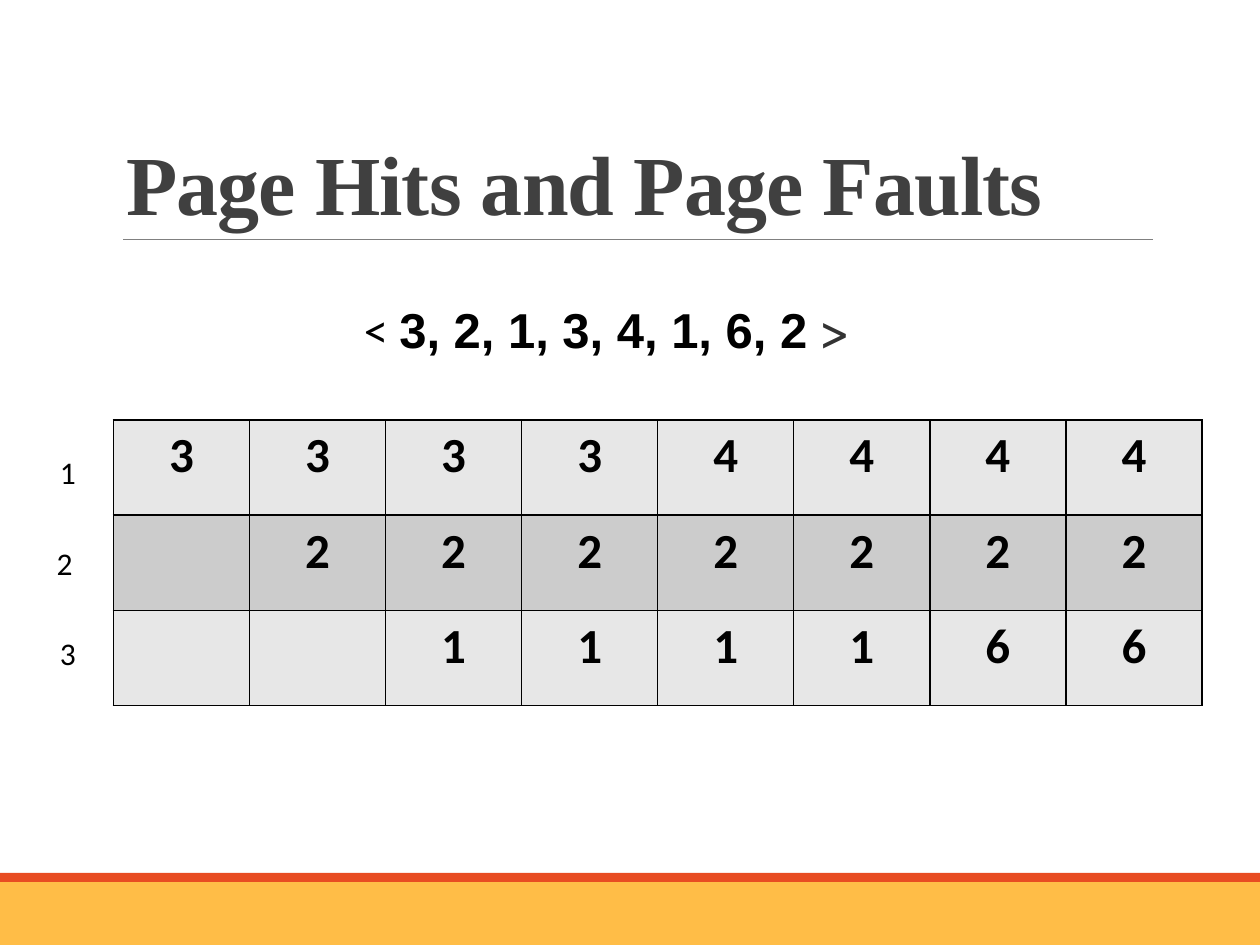
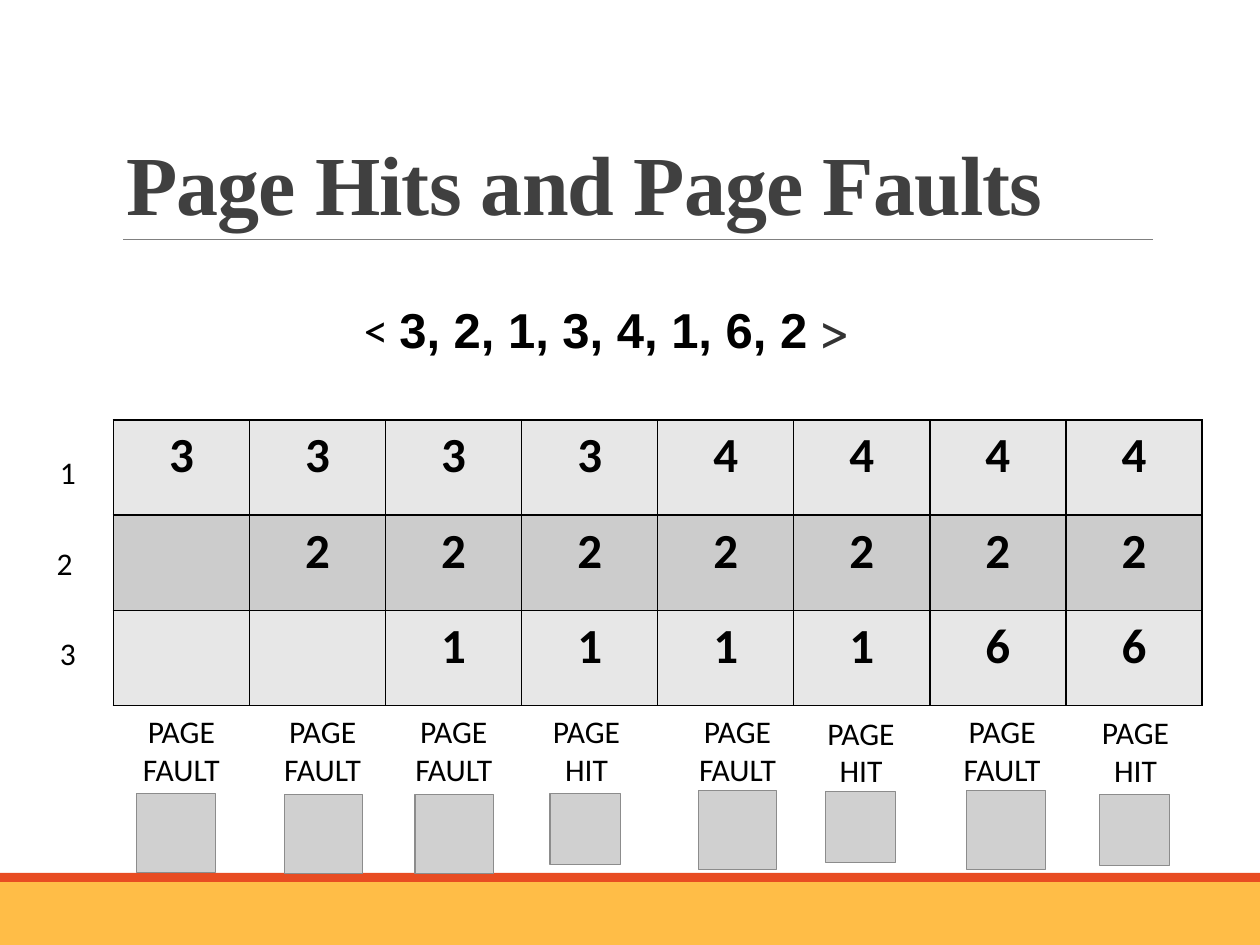
Before and after one commit to Ayushhh-T/Page-Replacement-Algorithm, a slide deck: slide 15 of Presentation/OS-Mini-Project-ppt.pptx (slide 18 before the commit). Drawn at 1260x945 pixels with LibreOffice and Linux fonts; fonts in the diff are those of the drawing; grey boxes stand for pictures. Boxes give left, top, right and bottom in pixels: in the first picture for what was removed or moved away, otherwise in the second. Text is boxed around its words. In the diff, an @@ line names an element or a change of style, - is before the commit and + after.

```diff
--- a/Presentation/OS-Mini-Project-ppt.pptx
+++ b/Presentation/OS-Mini-Project-ppt.pptx
@@ text added at box(143, 722, 220, 782), 18 pt, text #000000 @@
+PAGE
+FAULT
@@ text added at box(284, 722, 361, 782), 18 pt, text #000000 @@
+PAGE
+FAULT
@@ text added at box(415, 722, 492, 782), 18 pt, text #000000 @@
+PAGE
+FAULT
@@ text added at box(553, 722, 620, 781), 18 pt, text #000000 @@
+PAGE
+HIT
@@ text added at box(699, 722, 776, 782), 18 pt, text #000000 @@
+PAGE
+FAULT
@@ text added at box(827, 724, 894, 782), 18 pt, text #000000 @@
+PAGE
+HIT
@@ text added at box(964, 722, 1041, 782), 18 pt, text #000000 @@
+PAGE
+FAULT
@@ text added at box(1102, 723, 1169, 782), 18 pt, text #000000 @@
+PAGE
+HIT
@@ picture added at box(137, 794, 215, 872) @@
@@ picture added at box(285, 795, 363, 873) @@
@@ picture added at box(415, 795, 493, 873) @@
@@ picture added at box(551, 794, 621, 864) @@
@@ picture added at box(698, 791, 776, 869) @@
@@ picture added at box(825, 791, 896, 862) @@
@@ picture added at box(966, 791, 1045, 869) @@
@@ picture added at box(1099, 795, 1169, 866) @@
```
Also in this commit, not shown: 5 other slides changed, 2 slides added, 2 slides removed, 12 other files.
